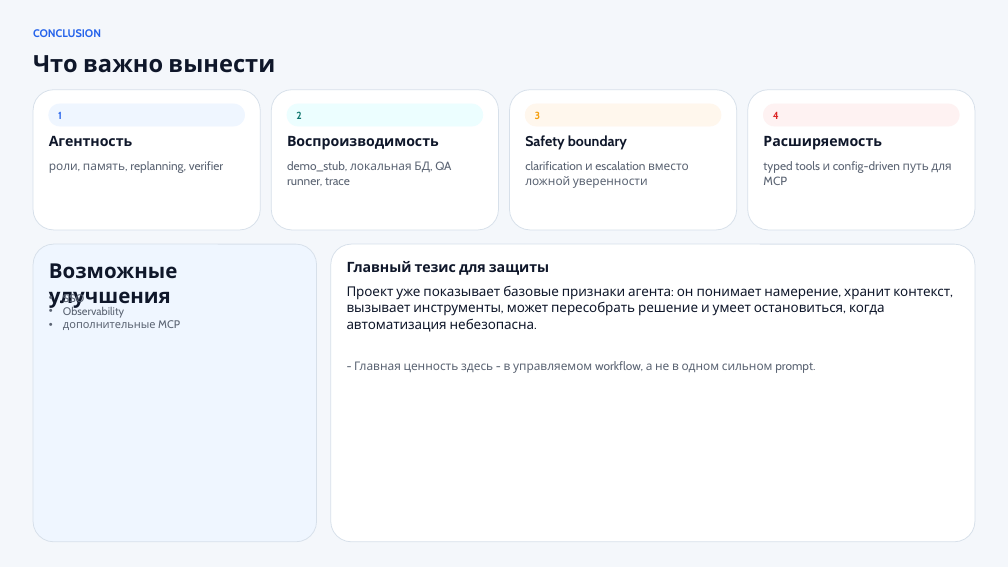
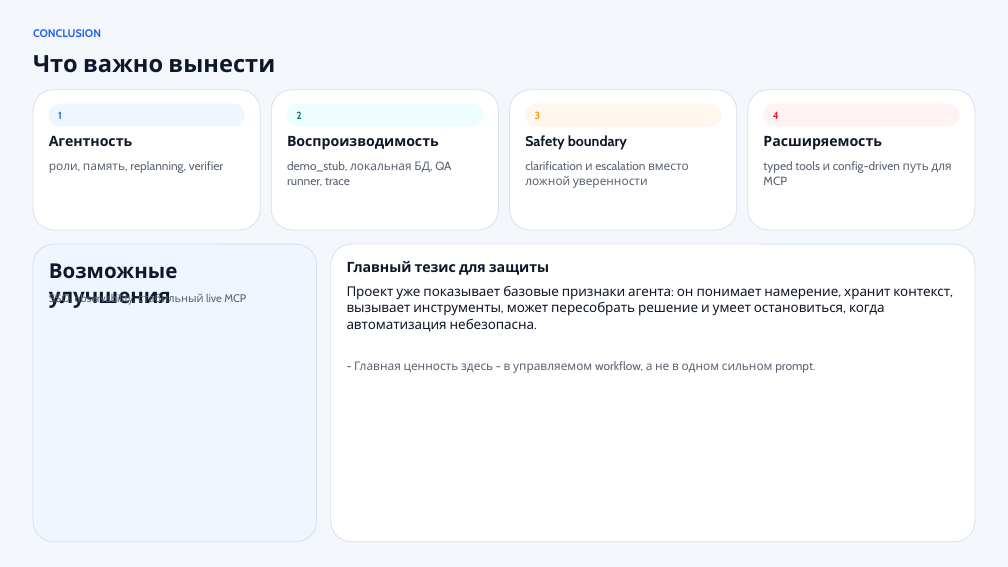
Before and after one commit to proooooogiba/long-term-rent-agent, a slide deck: slide 10 of outputs/manual-20260615-relocation-defense/presentations/relocation-agent-deck/output/relocation-agent-defense.pptx. Drawn at 1008x567 pixels with LibreOffice and Linux fonts; fonts in the diff are those of the drawing. Boxes give left, top, right and bottom in pixels: in the first picture for what was removed or moved away, otherwise in the second. Text is boxed around its words. In the diff, an @@ line names an element or a change of style, - is before the commit and + after.

```diff
--- a/outputs/manual-20260615-relocation-defense/presentations/relocation-agent-deck/output/relocation-agent-defense.pptx
+++ b/outputs/manual-20260615-relocation-defense/presentations/relocation-agent-deck/output/relocation-agent-defense.pptx
@@ text at bbox=[49, 292, 246, 305]: text changed @@
-• SSO
-• Observability
-• дополнительные MCP
+SSO, observability, стабильный live MCP
```
Also in this commit, not shown: 9 other slides changed, 21 other files.
